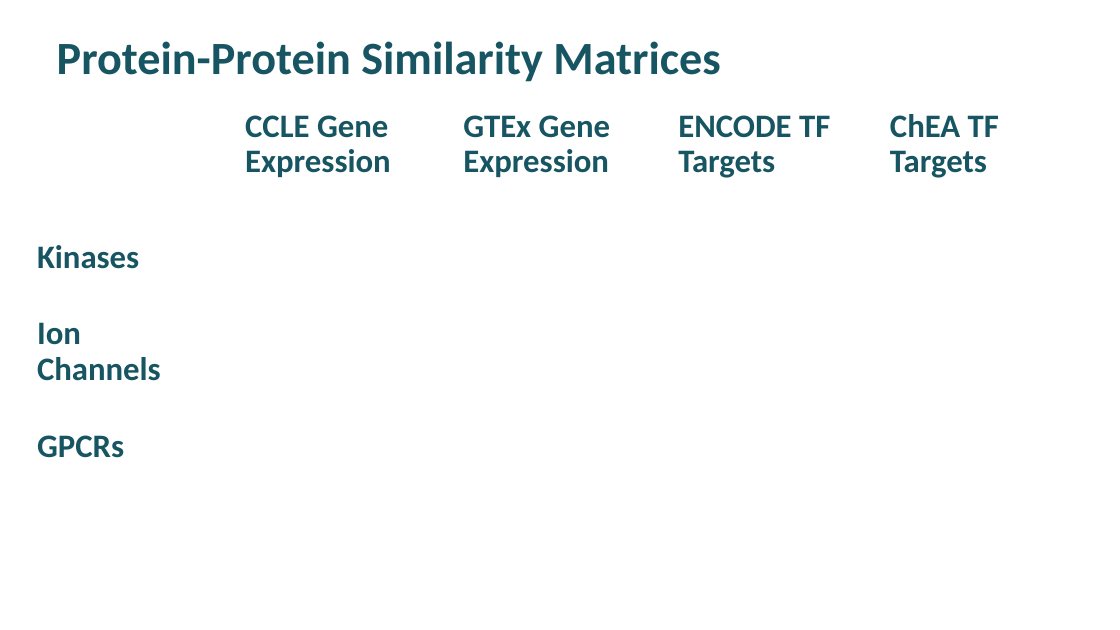
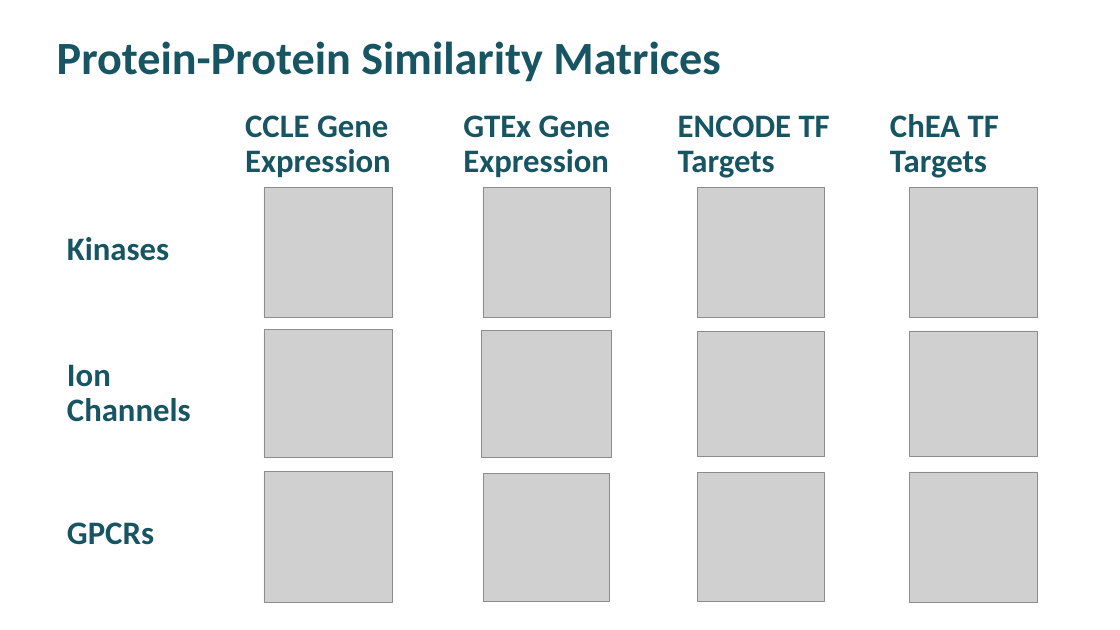
Before and after one commit to MaayanLab/KMC_2019, a slide deck: slide 1 of img/sim_mat_images/similarity_matrices_slide.pptx. Drawn at 1120x630 pixels with LibreOffice and Linux fonts; fonts in the diff are those of the drawing; grey boxes stand for pictures. Boxes give left, top, right and bottom in pixels: in the first picture for what was removed or moved away, otherwise in the second. Text is boxed around its words. In the diff, an @@ line names an element or a change of style, - is before the commit and + after.

Commit message:
made first slide

```diff
--- a/img/sim_mat_images/similarity_matrices_slide.pptx
+++ b/img/sim_mat_images/similarity_matrices_slide.pptx
@@ picture added at (264, 187, 393, 318) @@
@@ picture added at (483, 187, 611, 318) @@
@@ picture added at (697, 187, 825, 318) @@
@@ picture added at (910, 187, 1038, 318) @@
@@ text "Kinases": place and size @@
-text "Kinases" at (37, 245, 139, 269)
+text "Kinases" at (67, 237, 169, 261)
@@ text "Ion Channels": place and size @@
-text "Ion Channels" at (37, 322, 161, 381)
+text "Ion Channels" at (67, 364, 191, 422)
@@ picture added at (264, 330, 393, 458) @@
@@ picture added at (482, 330, 612, 457) @@
@@ picture added at (698, 331, 824, 456) @@
@@ picture added at (910, 331, 1038, 457) @@
@@ picture added at (264, 471, 393, 602) @@
@@ picture added at (484, 473, 610, 601) @@
@@ picture added at (698, 473, 824, 602) @@
@@ picture added at (910, 472, 1038, 602) @@
@@ text "GPCRs": place and size @@
-text "GPCRs" at (37, 435, 124, 458)
+text "GPCRs" at (67, 522, 154, 545)
```
